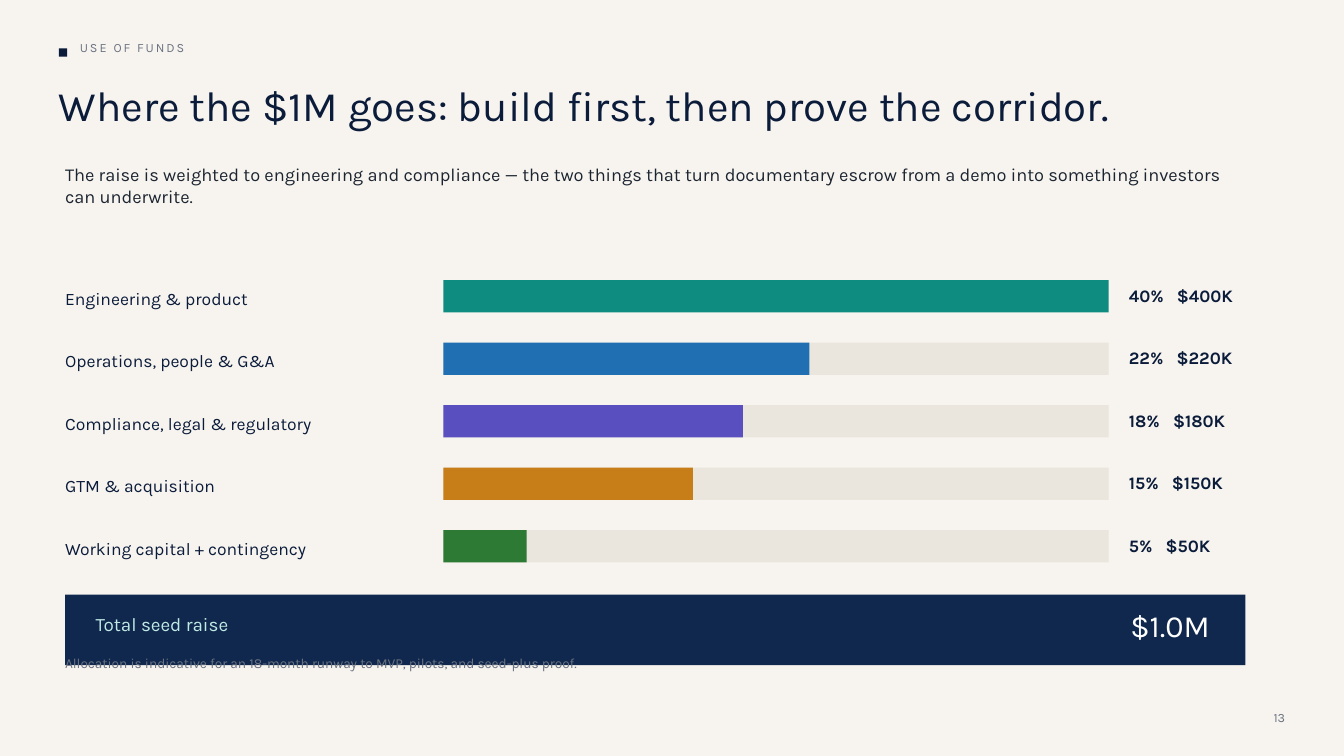
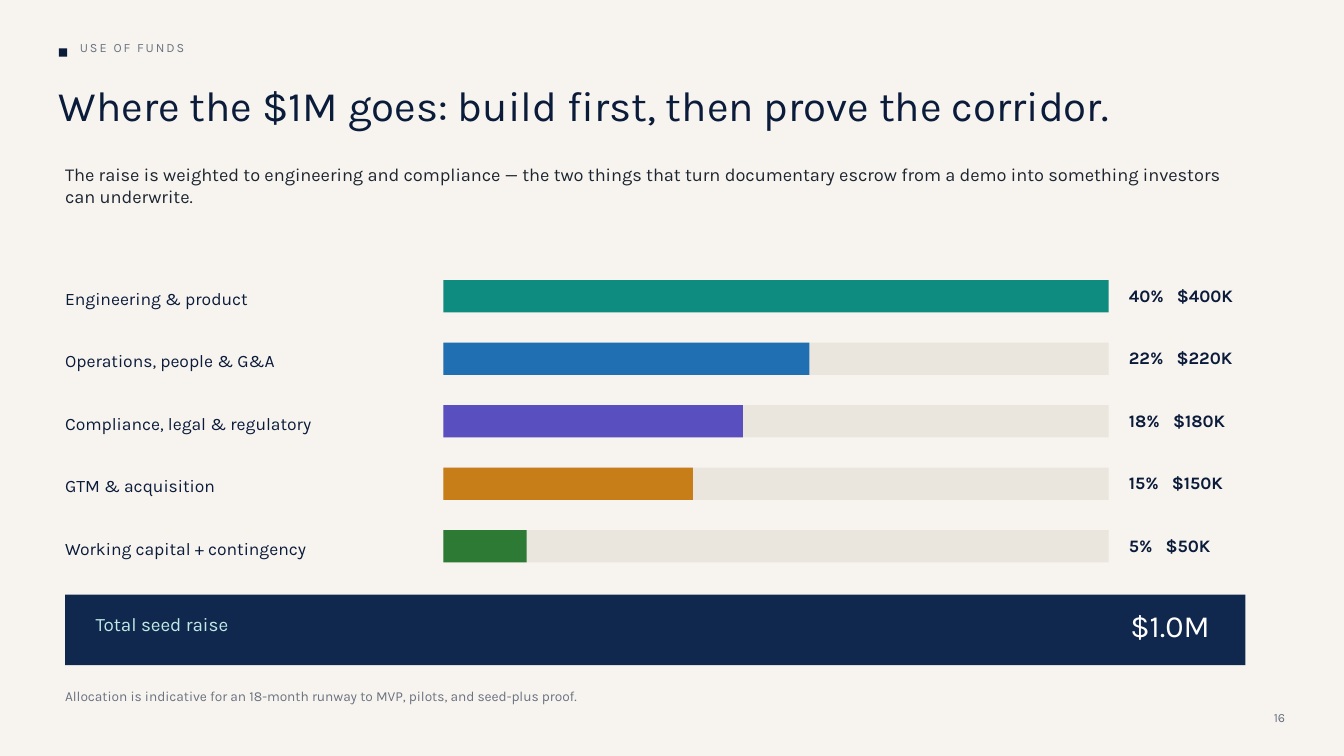
Before and after one commit to nchengg/BlockMed, a slide deck: slide 17 of proposal/Pitch-Deck-Official.pptx (slide 13 before the commit). Drawn at 1344x756 pixels with LibreOffice and Linux fonts; fonts in the diff are those of the drawing. Boxes give left, top, right and bottom in pixels: in the first picture for what was removed or moved away, otherwise in the second. Text is boxed around its words. In the diff, an @@ line names an element or a change of style, - is before the commit and + after.

```diff
--- a/proposal/Pitch-Deck-Official.pptx
+++ b/proposal/Pitch-Deck-Official.pptx
@@ text "Allocation is indicative for an ..." rewrapped from <box>65,656,577,673</box> to <box>65,691,577,704</box> @@
@@ text at <box>1274,714,1285,722</box>: text changed @@
-13
+16
```
Also in this commit, not shown: 13 other slides changed, 4 slides added.
